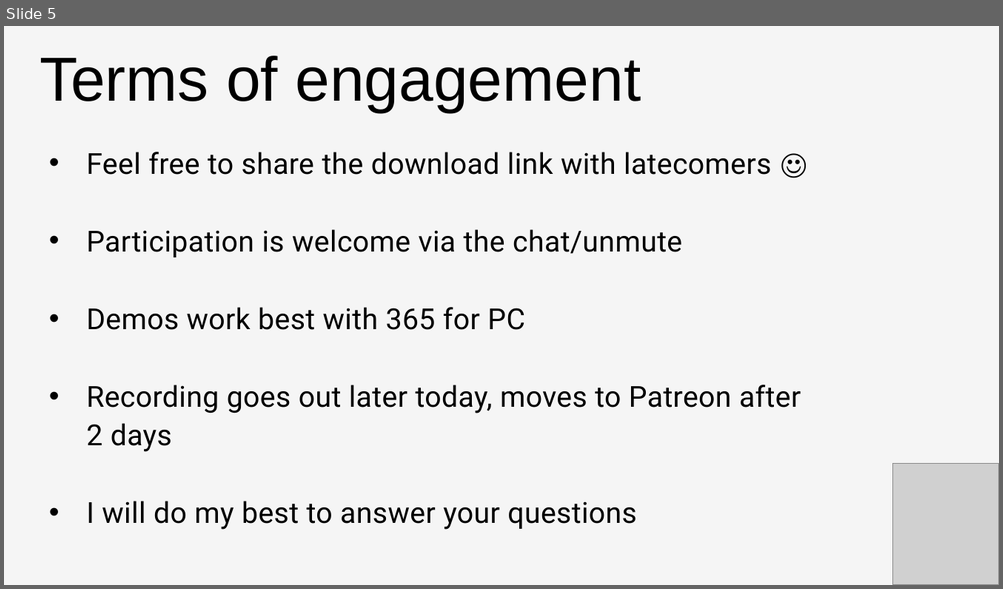
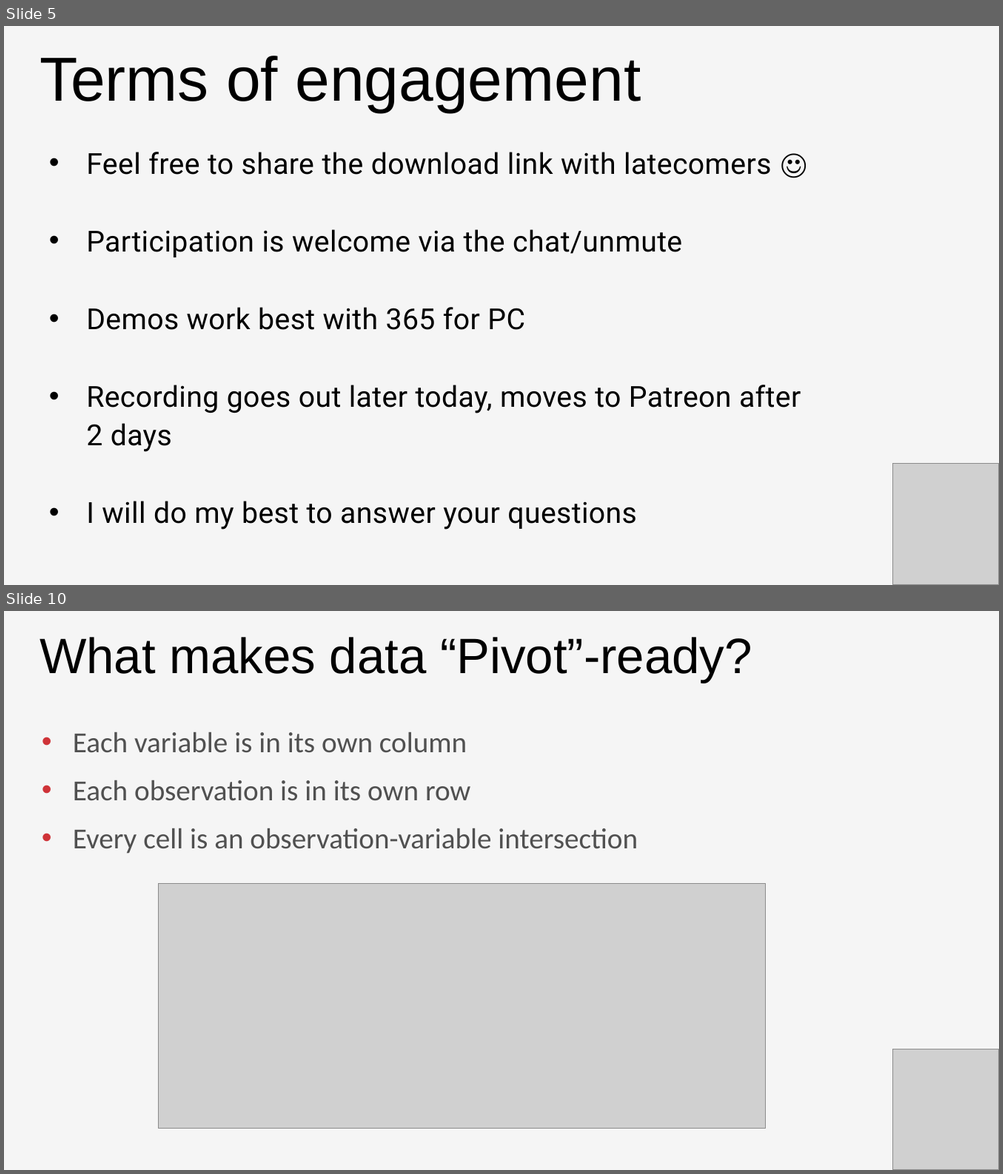
Before and after one commit to stringfestdata/first-steps-pivot-tables-excel, a slide deck: intro-pivot-tables-slides.pptx. Shown one above the other, each under a label of ours: slide 5 before the commit, slides 5 and 10 after it; the slides between them are not shown. The pictures are 1003x589 and 1003x1174 pixels, drawn with LibreOffice and Linux fonts; fonts in the diff are those of the drawing; grey boxes stand for pictures. Boxes give left, top, right and bottom in pixels: in the first picture for what was removed or moved away, otherwise in the second. Text is boxed around its words. In the diff, an @@ line names an element or a change of style, - is before the commit and + after.

```diff
--- a/intro-pivot-tables-slides.pptx
+++ b/intro-pivot-tables-slides.pptx
@@ slide 10 added at [4,611,999,1170], background #F5F5F5 @@
@@ text added at [40,637,752,683], 48 pt, text #000000 @@
+What makes data “Pivot”-ready?
@@ text added at [73,732,637,854], 28 pt, text #505050 @@
+• Each variable is in its own column
+• Each observation is in its own row
+• Every cell is an observation-variable intersection
@@ picture added at [159,884,765,1129] @@
@@ picture added at [893,1050,999,1170] @@
```
Also in this commit, not shown: 1 slide changed, 8 other slides added, 8 slides removed, 23 other files.
